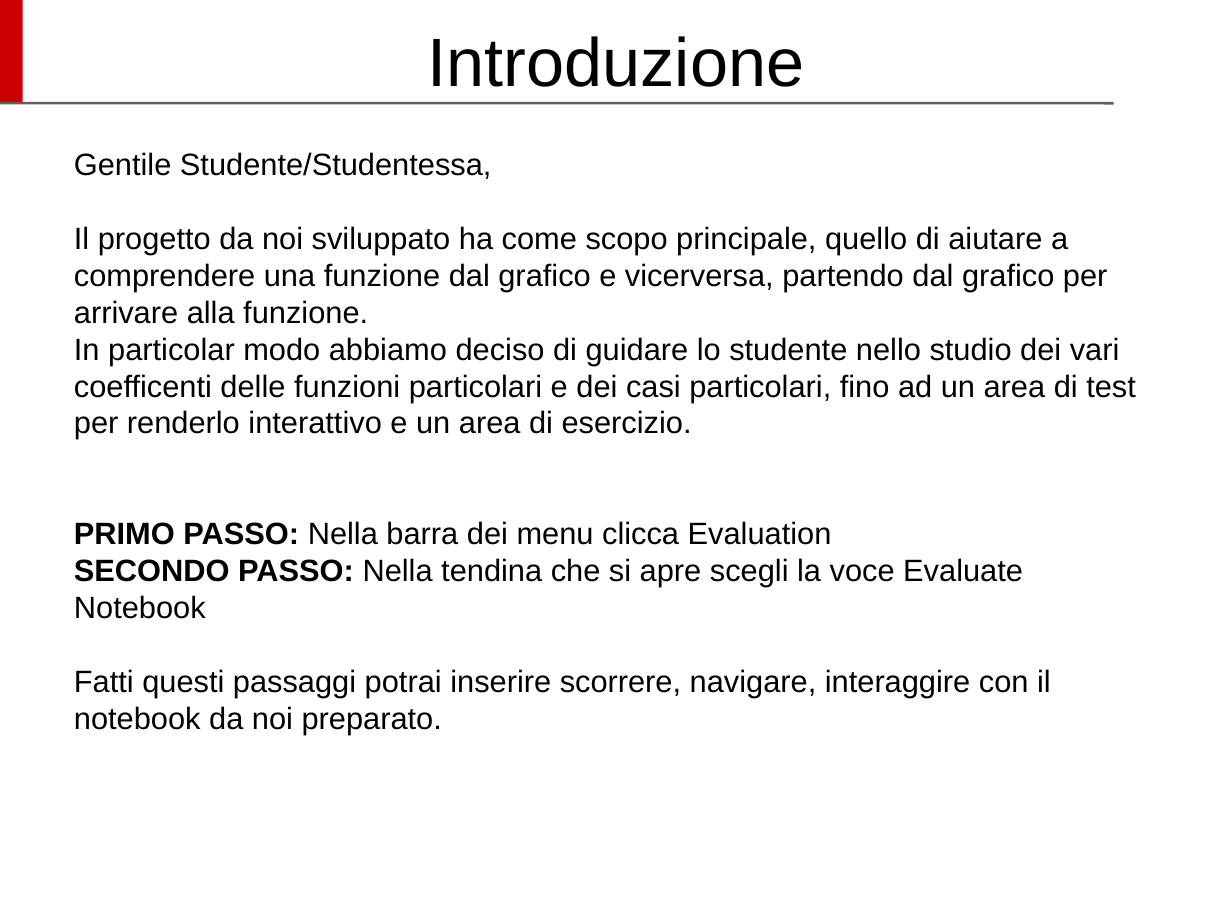
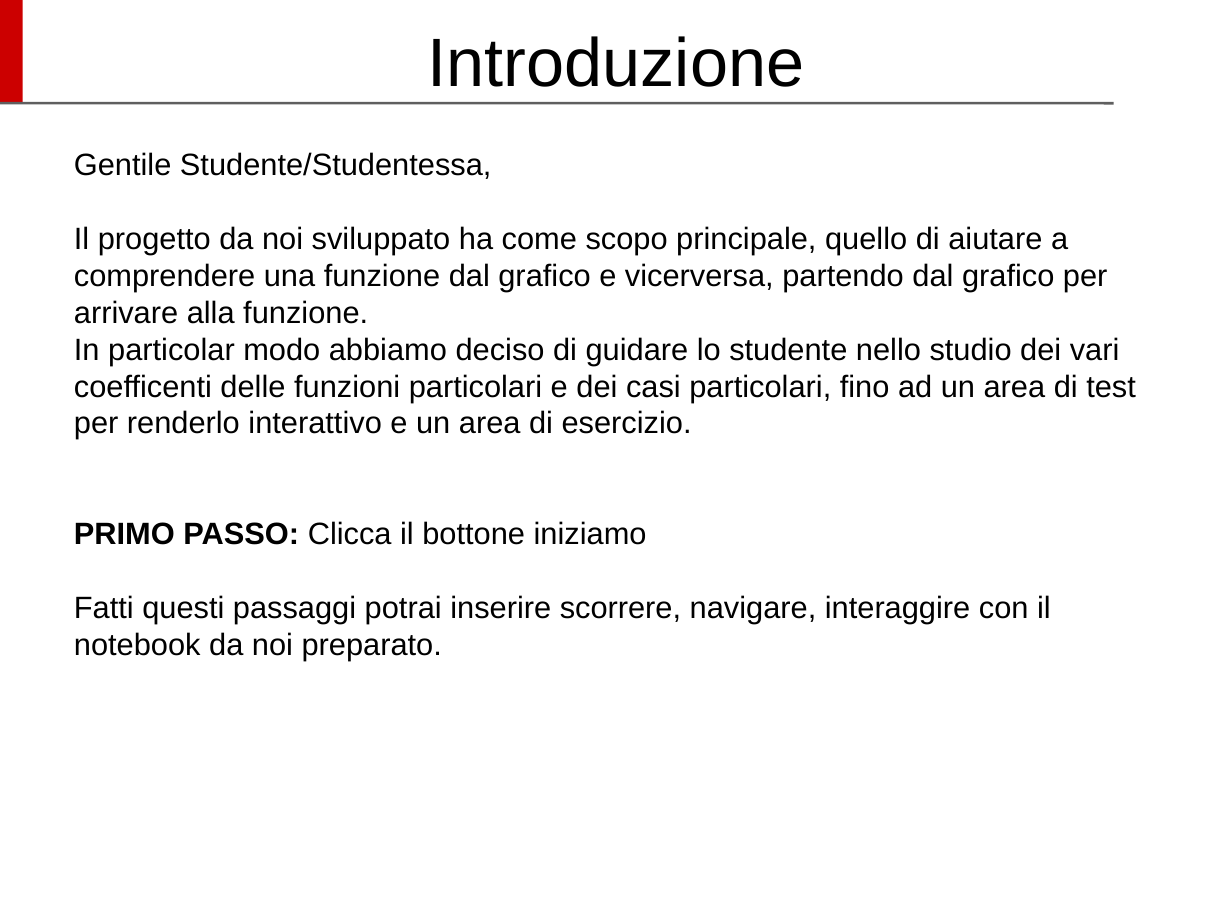
Before and after one commit to Siber93/MathematicaPrjMAS, a slide deck: slide 2 of LineaGuida_Student.odp. Drawn at 1232x924 pixels with LibreOffice and Linux fonts; fonts in the diff are those of the drawing; background and template pictures are left out. Boxes give left, top, right and bottom in pixels: in the first picture for what was removed or moved away, otherwise in the second. Text is boxed around its words. In the diff, an @@ line names an element or a change of style, - is before the commit and + after.

```diff
--- a/LineaGuida_Student.odp
+++ b/LineaGuida_Student.odp
@@ text at (x1=74, y1=521, x2=647, y2=545): text changed @@
-PRIMO PASSO: Nella barra dei menu clicca Evaluation
-SECONDO PASSO: Nella tendina che si apre scegli la voce Evaluate Notebook
+PRIMO PASSO: Clicca il bottone iniziamo
```
Also in this commit, not shown: 5 other files.
